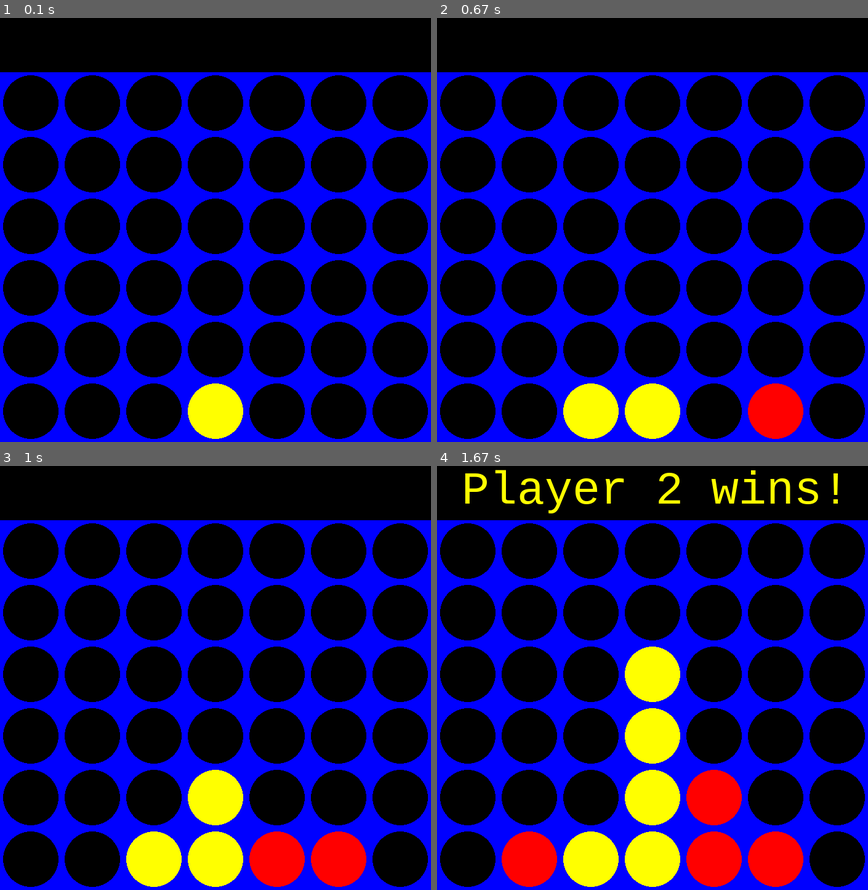
Above: before the commit, frames 1-4 (two rows, left to right).
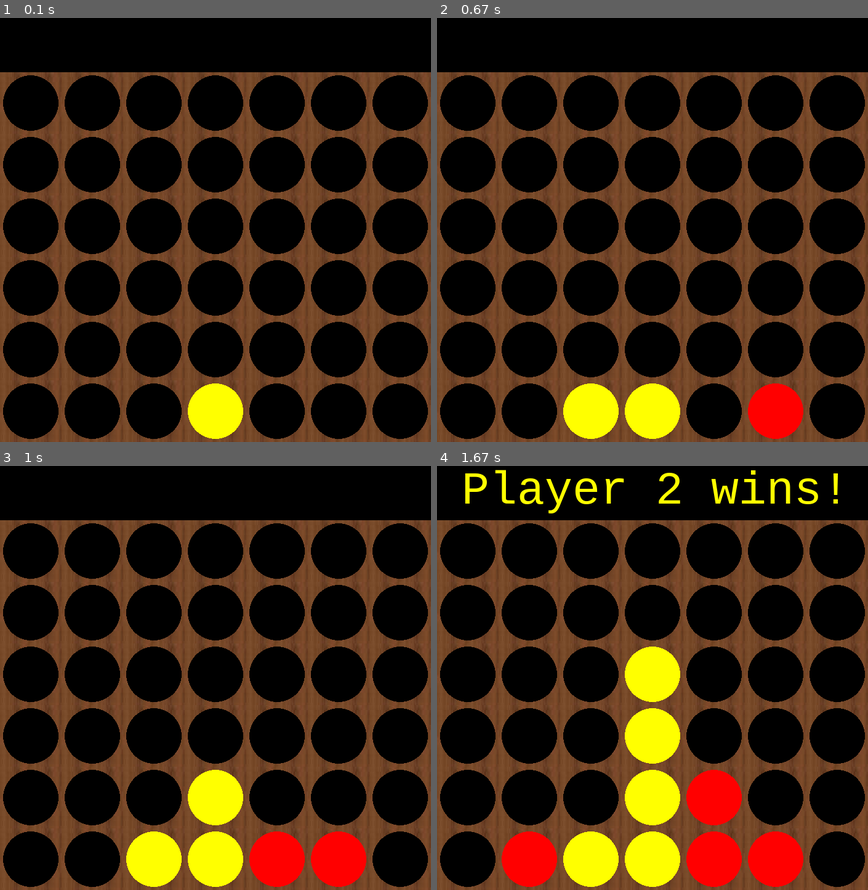
Above: after the commit, the same moments.

Repository: BinayakSinha/connect-4-build--Binayak-Sinha
Game: pygame game, started from connectfourprogramwithAI_ver3.py
Same seed, same stepped clock (60 frames per second), same inputs: the game is played once before the commit and once after it.
Inputs (mouse positions are in pixels of both pictures, inside the frame that each line leads up to):
- Up to frame 1 (0.1 s): no input
- Up to frame 2 (0.67 s): click (790, 213) at 0.38 s
- Up to frame 3 (1 s): click (258, 771) at 0.75 s
- Up to frame 4 (1.67 s): click (704, 711) at 1.1 s; click (549, 588) at 1.45 s

The runs differ from the first frame. In frame 1, 32% of the frame differs, in the area x 0-100%, y 12-100%; in frame 2, 32%; in frame 3, 32%; in frame 4, 32%.

Commit message:
Update connectfourprogramwithAI_ver3.py

Diff:
--- a/connectfourprogramwithAI_ver3.py
+++ b/connectfourprogramwithAI_ver3.py
@@ -3,8 +3,7 @@
 import pygame
 import sys
 import math
-
-BLUE = (0,0,255)
+WOOD=pygame.image.load("wood_board.jpeg")
 BLACK = (0,0,0)
 RED = (255,0,0)
 YELLOW = (255,255,0)
@@ -183,7 +182,7 @@
 def draw_board(board):
 	for c in range(COLUMN_COUNT):
 		for r in range(ROW_COUNT):
-			pygame.draw.rect(screen, BLUE, (c*SQUARESIZE, r*SQUARESIZE+SQUARESIZE, SQUARESIZE, SQUARESIZE))
+			screen.blit(WOOD,(c*SQUARESIZE, r*SQUARESIZE+SQUARESIZE, SQUARESIZE, SQUARESIZE))
 			pygame.draw.circle(screen, BLACK, (int(c*SQUARESIZE+SQUARESIZE/2), int(r*SQUARESIZE+SQUARESIZE+SQUARESIZE/2)), RADIUS)
 
 	for c in range(COLUMN_COUNT):
